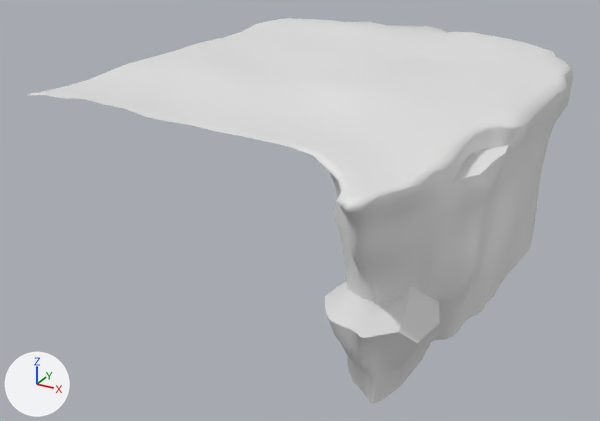
Two versions of the FBX model 2nd prototype/Assets/Art/Level/Models/Terrain/FirstBase.FBX, one commit apart.
Both versions are drawn from a 50 mm camera at (80.3, -159.4, 61.0) aimed at (-0.3, -12.9, -12.3). The lights are fixed; the arrows at lower left show +X, +Y and +Z. Where no turn or scale is listed for an object, it has been applied to the vertices.

In view in the first picture: 'Inf'.
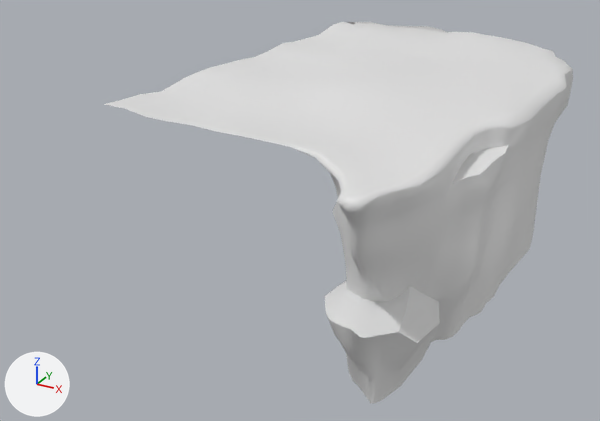
The newer file is also turned or shifted as a whole; pictures and numbers use the older file's frame.

The change, as a diff of the scene's bpy script:
```diff
--- a/2nd prototype/Assets/Art/Level/Models/Terrain/FirstBase.FBX.py
+++ b/2nd prototype/Assets/Art/Level/Models/Terrain/FirstBase.FBX.py
@@ me_mesh @@
 # used by ob_inf; location = (0.0, 0.0, 0.0)
-me_mesh.from_pydata(...)  # 1049 vertices, 1006 faces; spans x -35.8..48.4, y -67.6..60.9, z -21.4..20.0
+me_mesh.from_pydata(...)  # 811 vertices, 777 faces; spans x -22.8..48.4, y -67.6..60.9, z -21.4..19.7
+# me_mesh part 1
+# 238 vertices are removed from x -35.8..48.0, y -62.0..56.2, z -21.2..20.0
+# 308 faces are deleted
+# 79 new faces join them
```

Pixel boxes (x1, y1, x2, y2) of what changed, in the pictures (600 x 421 px):
'Inf', reshaped (14% narrower)
    before: (29, 18, 573, 403)
    after: (104, 22, 573, 403)
part 1 of me_mesh, cut back
    before: (29, 18, 530, 403)
    after: (184, 42, 530, 403)
